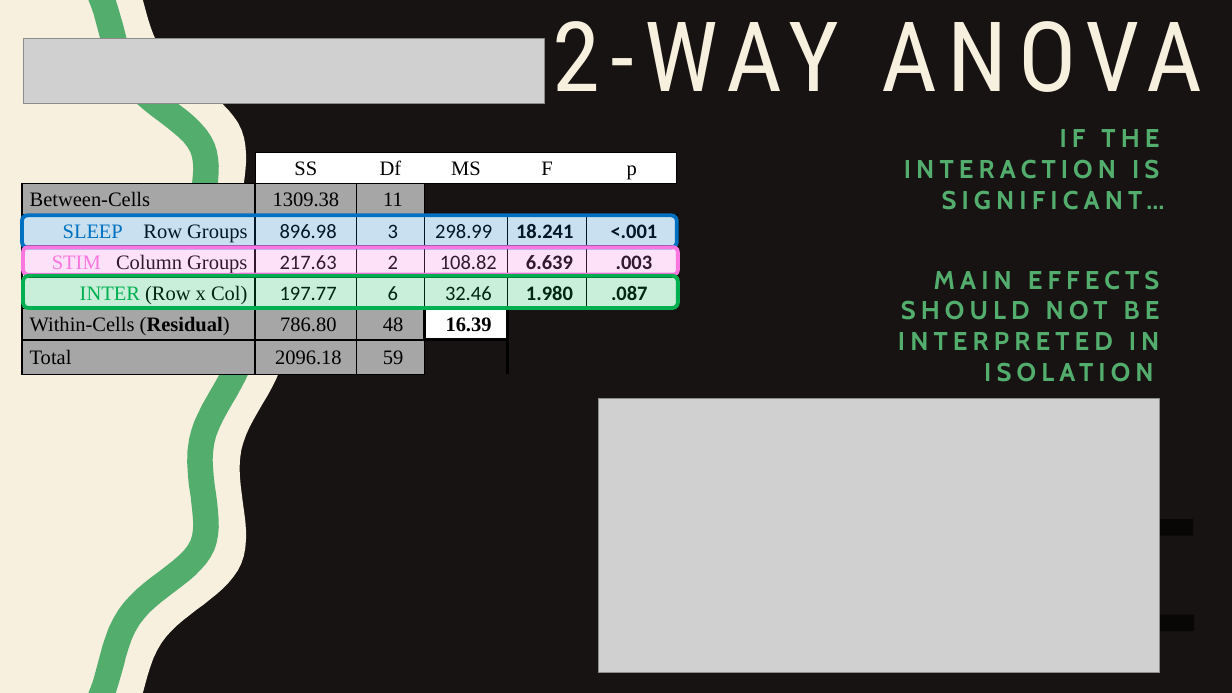
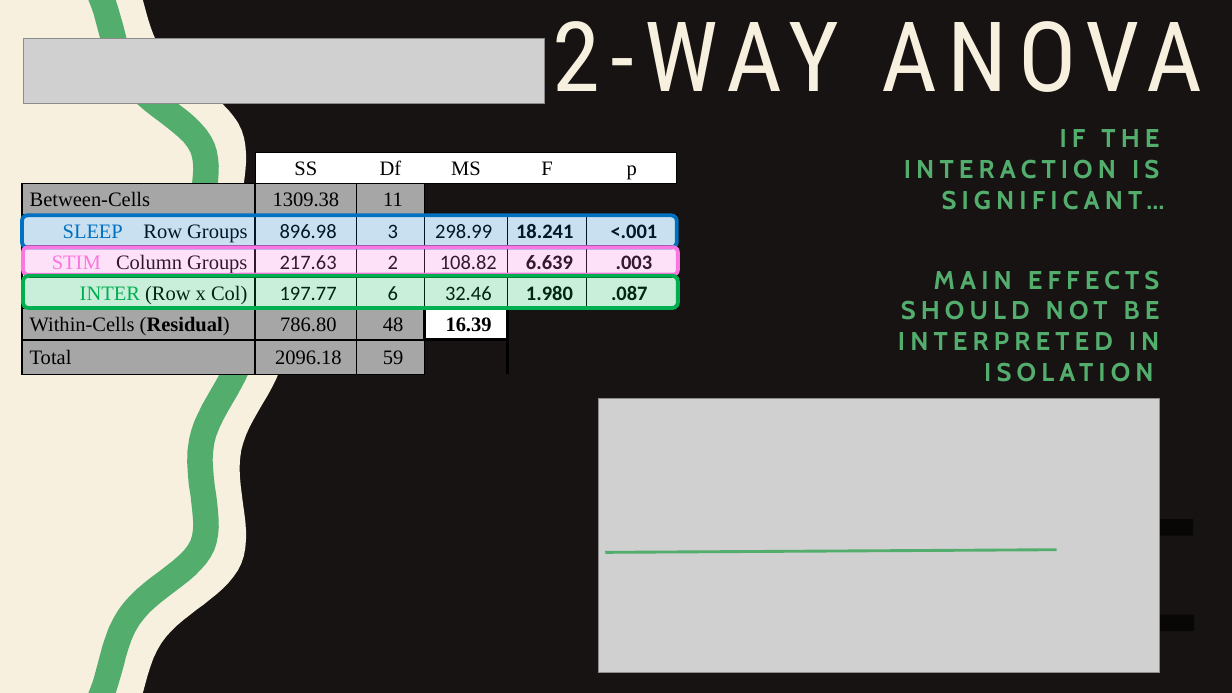
Before and after one commit to CEHS-research/PSY-6600_public, a slide deck: slide 8 of slides/Ch14_factorialExample.pptx. Drawn at 1232x693 pixels with LibreOffice and Linux fonts; fonts in the diff are those of the drawing; grey boxes stand for pictures. Boxes give left, top, right and bottom in pixels: in the first picture for what was removed or moved away, otherwise in the second. Text is boxed around its words. In the diff, an @@ line names an element or a change of style, - is before the commit and + after.

```diff
--- a/slides/Ch14_factorialExample.pptx
+++ b/slides/Ch14_factorialExample.pptx
@@ line added from (605, 553) to (1056, 550), #53AE6E 2.25 pt @@
```
Also in this commit, not shown: 2 other slides changed, 1 other file.
